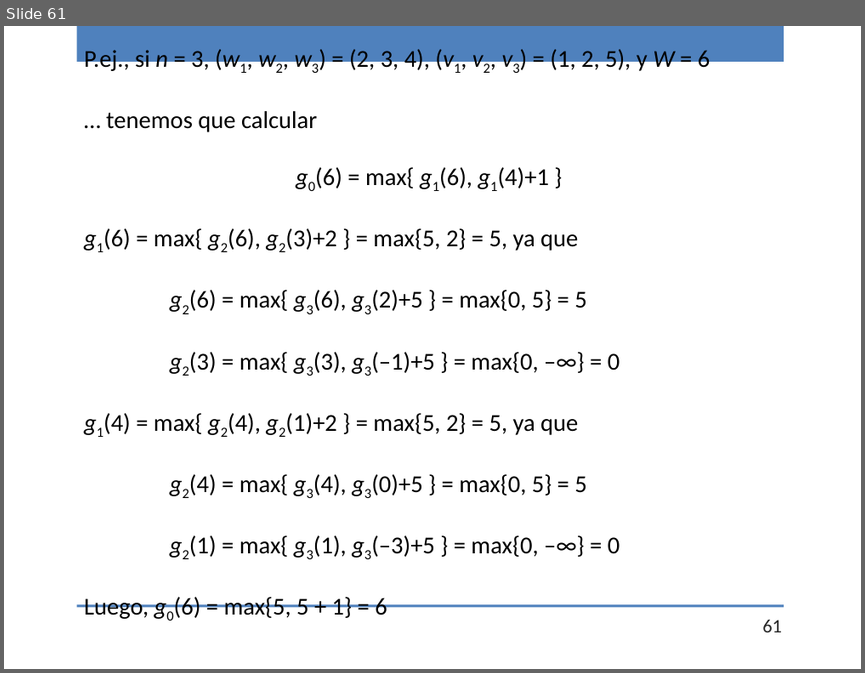
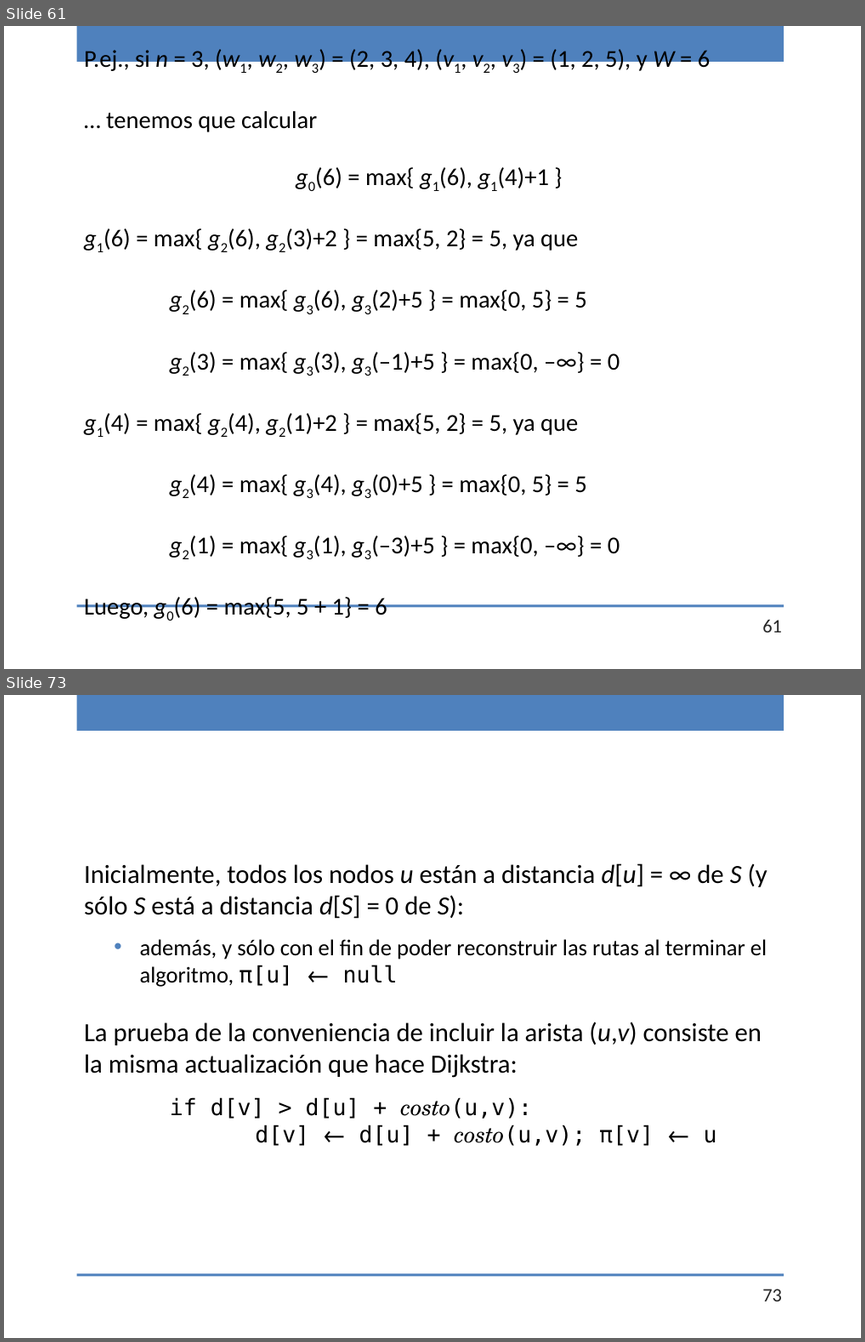
Before and after one commit to chris-carstens/2020-2, a slide deck: Clases/19 - Programación Dinámica/19-ProgDinámica.pptx. Shown one above the other, each under a label of ours: slide 61 before the commit, slides 61 and 73 after it; the slides between them are not shown. The pictures are 865x673 and 865x1342 pixels, drawn with LibreOffice and Linux fonts; fonts in the diff are those of the drawing. Boxes give left, top, right and bottom in pixels: in the first picture for what was removed or moved away, otherwise in the second. Text is boxed around its words. In the diff, an @@ line names an element or a change of style, - is before the commit and + after.

```diff
--- a/Clases/19 - Programación Dinámica/19-ProgDinámica.pptx
+++ b/Clases/19 - Programación Dinámica/19-ProgDinámica.pptx
@@ slide 73 added at bbox=[4, 695, 861, 1338], background #FFFFFF; not listed: 2 template elements that a slide beside it also shows @@
@@ text added at bbox=[84, 863, 767, 1145], 22 pt, text #000000 @@
+Inicialmente, todos los nodos u están a distancia d[u] = ∞ de S (y sólo S está a distancia d[S] = 0 de S):
+  • además, y sólo con el fin de poder reconstruir las rutas al terminar el algoritmo, π[u] ← null
+La prueba de la conveniencia de incluir la arista (u,v) consiste en la misma actualización que hace Dijkstra:
+if d[v] > d[u] + costo(u,v):
+d[v] ← d[u] + costo(u,v); π[v] ← u
@@ page number added at bbox=[762, 1288, 782, 1301], 16 pt, text #262626 @@
+73
```
Also in this commit, not shown: 7 slides changed, 28 other slides added, 1 other file.
